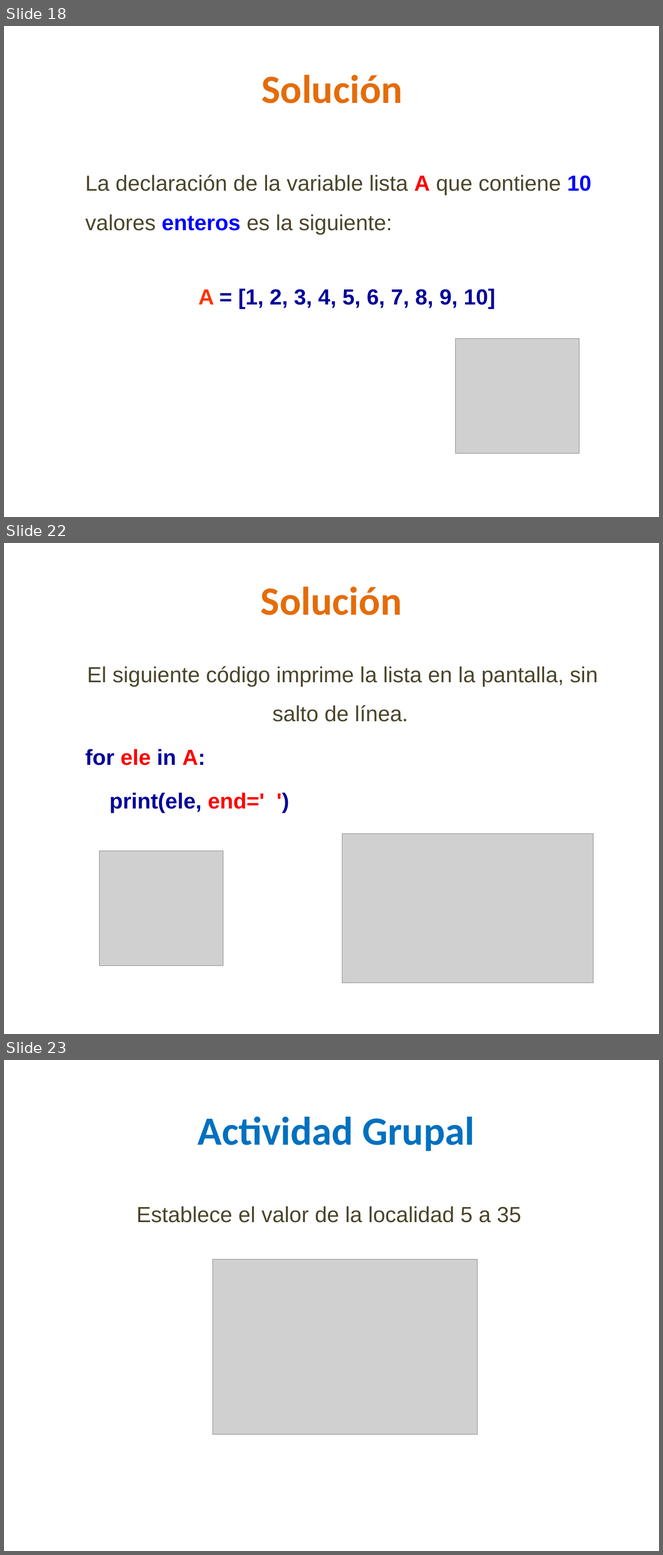
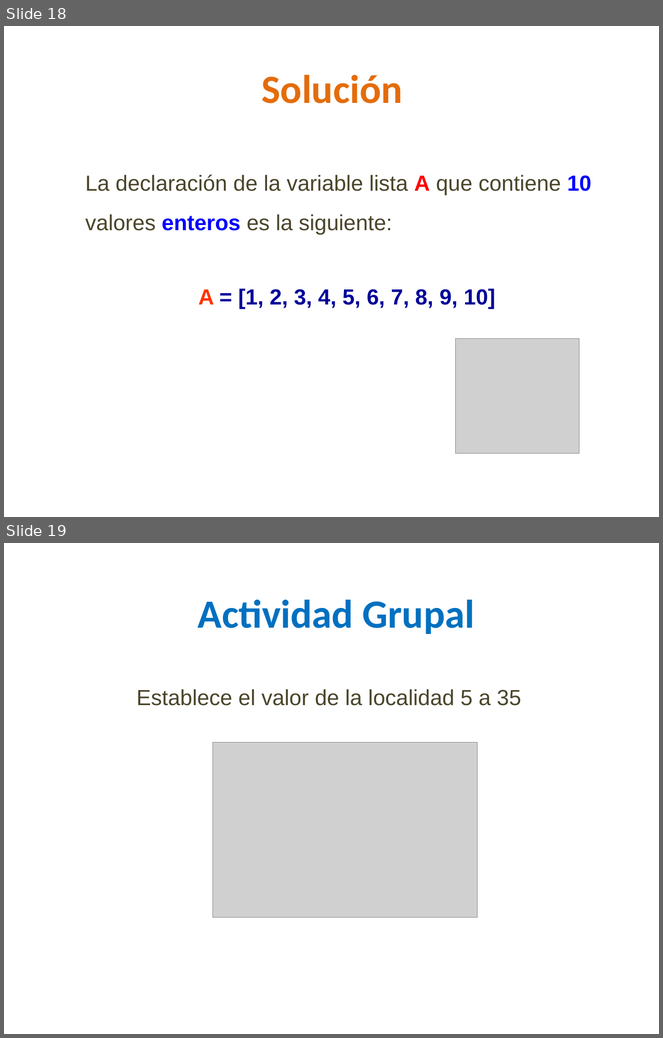
Before and after one commit to lizetheP/PensamientoC, a slide deck: CalendarioAgo2026/presentaciones/9_Listas.pptx. Shown one above the other, each under a label of ours: slides 18, 22 and 23 before the commit, slides 18 and 19 after it; the slides between them are not shown. The pictures are 663x1555 and 663x1038 pixels, drawn with LibreOffice and Linux fonts; fonts in the diff are those of the drawing; grey boxes stand for pictures. Boxes give left, top, right and bottom in pixels: in the first picture for what was removed or moved away, otherwise in the second. Text is boxed around its words. In the diff, an @@ line names an element or a change of style, - is before the commit and + after.

```diff
--- a/CalendarioAgo2026/presentaciones/9_Listas.pptx
+++ b/CalendarioAgo2026/presentaciones/9_Listas.pptx
@@ slide 22 removed at box(4, 543, 659, 1034), background #FFFFFF @@
@@ text removed at box(261, 587, 402, 615) @@
-Solución
@@ text removed at box(85, 666, 598, 813) @@
-El siguiente código imprime la lista en la pantalla, sin salto de línea.
-for ele in A:
-print(ele, end=' ')
@@ picture removed at box(342, 834, 593, 983) @@
@@ picture removed at box(100, 851, 223, 966) @@
@@ what was slide 23 is now slide 19 @@
```
Also in this commit, not shown: 1 slide changed, 5 other slides removed, 3 other files.
